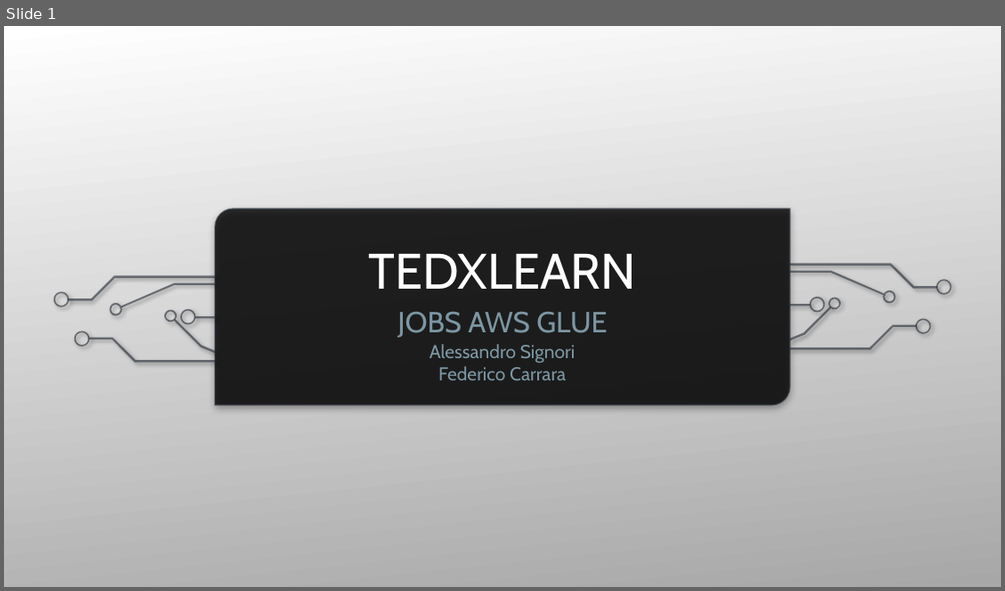
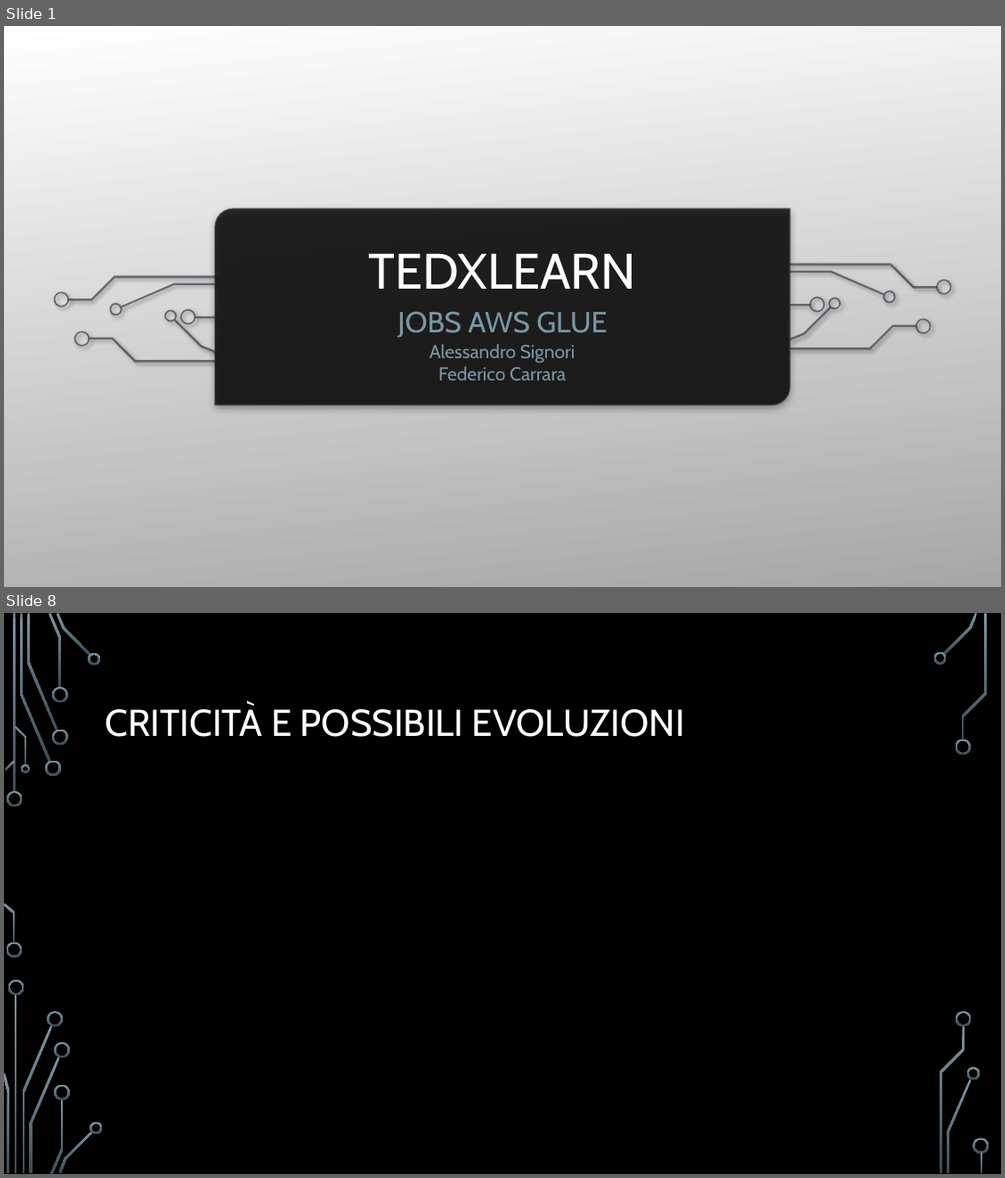
Before and after one commit to carraraFederico/TEDxLearn_ProgettoCloudMobile_2024, a slide deck: Presentazioni/TEDxLearn_part2.pptx. Shown one above the other, each under a label of ours: slide 1 before the commit, slides 1 and 8 after it; the slides between them are not shown. The pictures are 1005x591 and 1005x1178 pixels, drawn with LibreOffice and Linux fonts; fonts in the diff are those of the drawing; background and template pictures are left out. Boxes give left, top, right and bottom in pixels: in the first picture for what was removed or moved away, otherwise in the second. Text is boxed around its words. In the diff, an @@ line names an element or a change of style, - is before the commit and + after.

```diff
--- a/Presentazioni/TEDxLearn_part2.pptx
+++ b/Presentazioni/TEDxLearn_part2.pptx
@@ slide 8 added at (4, 613, 1001, 1174), background picture (left out) @@
@@ title added at (105, 705, 685, 737), 36 pt, text #FFFFFF @@
+CRITICITÀ E POSSIBILI EVOLUZIONI
@@ group added at (4, 613, 989, 1174): 33 freeform shapes, 3 rectangles @@
```
Also in this commit, not shown: 6 other slides added, 1 slide removed.
